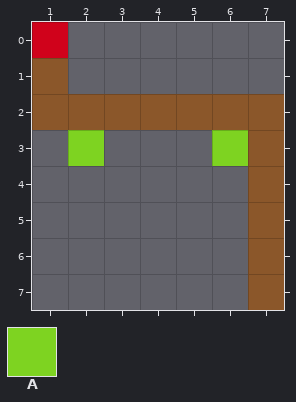
One commit to this Tiled map (JSON): map/td-map.json. This is how it looked before the edit.
Cells are 64x64 px. Shown: x 1..7, y 0..7.
Key: from "td": A 3.
Objects are placed by their top-left corner, in cells (3,4 is the top-left corner of cell 3,4); size is 1x1 cell unless given.
Layers that did not change in this view are not listed.
Objects on layer "towers" before:
A "Bullet tower" at 6,3
A "Laser tower" at 2,3
After the commit:
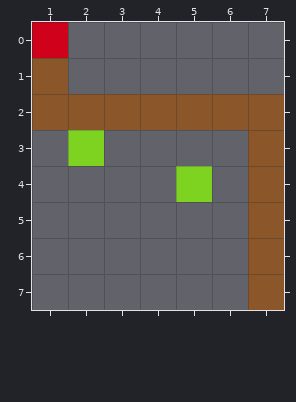
From old to new:
Layer "towers":
Object A "Bullet tower" at 6,3 becomes A "Bullet tower" at 2,3.
Object A "Laser tower" at 2,3 becomes A "Laser tower" at 5,4.
